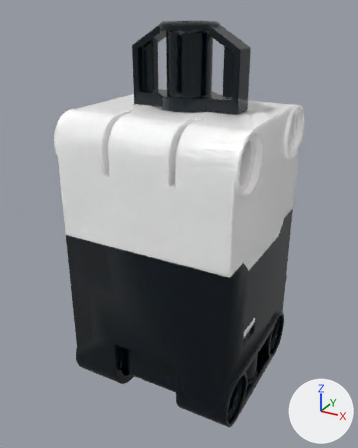
What one commit did to the Blender file studio_model/blender/force_sensor.blend.
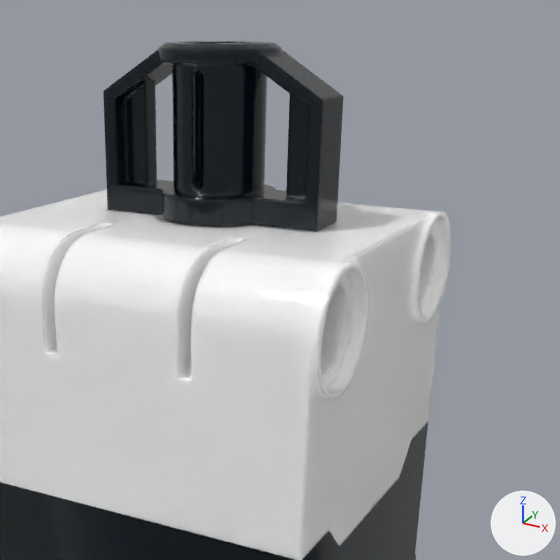
Each version is shown whole from a camera (50 mm lens) standing at (183.9, -271.0, 125.9) and looking at (108.2, -133.5, 57.1), then close up on the part from 23% to 100% of the width and 0% to 62% of the height. Arrows for +X, +Y and +Z are at lower right; the lights stay in place. The last two pictures show the newer version.

Before the edit, the objects in view are built like this:
```python
me_m71d95b20_2026625_051323_dat = bpy.data.meshes.new('m71d95b20_2026625_051323.dat')
me_m71d95b20_2026625_051323_dat.from_pydata(...)  # 10306 vertices, 5468 faces; spans x -29.4..29.4, y -98.8..0.0, z -29.9..29.9
me_m71d95b20_2026625_051323_dat.polygons.foreach_set('use_smooth', [True] * 5468)
# faces by material slot: [289, 2882, 2297]
me_m71d95b20_2026625_051323_dat.materials.append(mat_511_rubber_white)
me_m71d95b20_2026625_051323_dat.materials.append(mat_0_black)
me_m71d95b20_2026625_051323_dat.materials.append(mat_15_white)
me_m71d95b20_2026625_110744_dat = bpy.data.meshes.new('m71d95b20_2026625_110744.dat')
me_m71d95b20_2026625_110744_dat.from_pydata(...)  # 1365 vertices, 802 faces; spans x -17.9..17.9, y -24.8..0.0, z -8.9..8.9
me_m71d95b20_2026625_110744_dat.polygons.foreach_set('use_smooth', [True] * 802)
me_m71d95b20_2026625_110744_dat.materials.append(mat_0_black)
ob_m71d95b20_2026625_051323_dat = bpy.data.objects.new('m71d95b20_2026625_051323.dat', me_m71d95b20_2026625_051323_dat)
ob_m71d95b20_2026625_051323_dat.parent = ob_force_sensor_io
ob_m71d95b20_2026625_051323_dat.location = (110.0, 2.0, -131.1)
ob_m71d95b20_2026625_051323_dat.rotation_euler = (0.0, -1.571, 0.0)  # degrees (0, -90, 0)
ob_m71d95b20_2026625_110744_dat = bpy.data.objects.new('m71d95b20_2026625_110744.dat', me_m71d95b20_2026625_110744_dat)
ob_m71d95b20_2026625_110744_dat.parent = ob_force_sensor_io
ob_m71d95b20_2026625_110744_dat.location = (111.0, -97.0, -132.0)
```
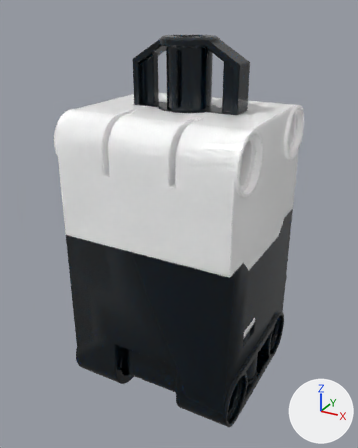
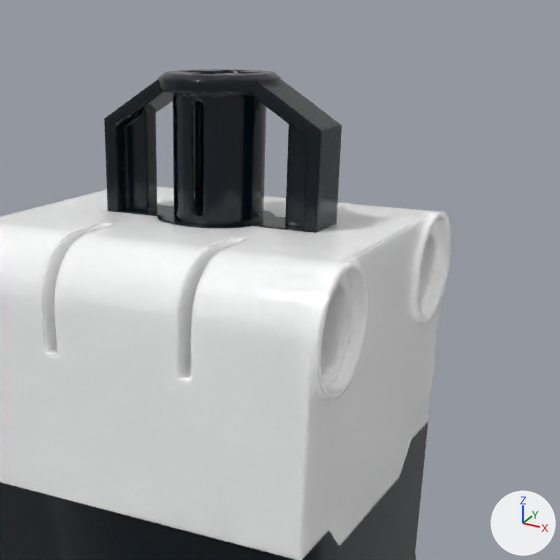
The change, as a diff of the scene's bpy script:
```diff
--- a/studio_model/blender/force_sensor.blend.py
+++ b/studio_model/blender/force_sensor.blend.py
@@ ob_m71d95b20_2026625_110744_dat @@
 ob_m71d95b20_2026625_110744_dat.parent = ob_force_sensor_io
-ob_m71d95b20_2026625_110744_dat.location = (111.0, -97.0, -132.0)
+ob_m71d95b20_2026625_110744_dat.location = (111.0, -93.0, -132.0)
```

Location of each change, [x1, y1, x2, y2] in pixels of the close-ups (560 x 560 px):
'm71d95b20_2026625_110744.dat', moved: before [103, 41, 343, 231]; after [104, 69, 342, 233]
